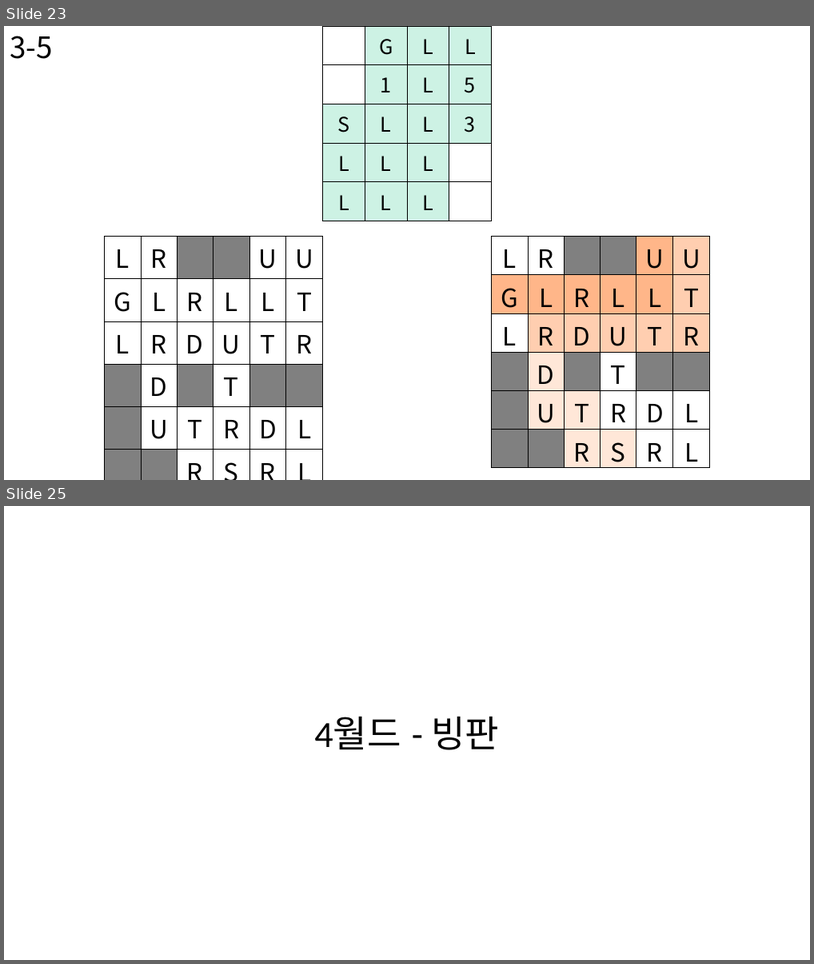
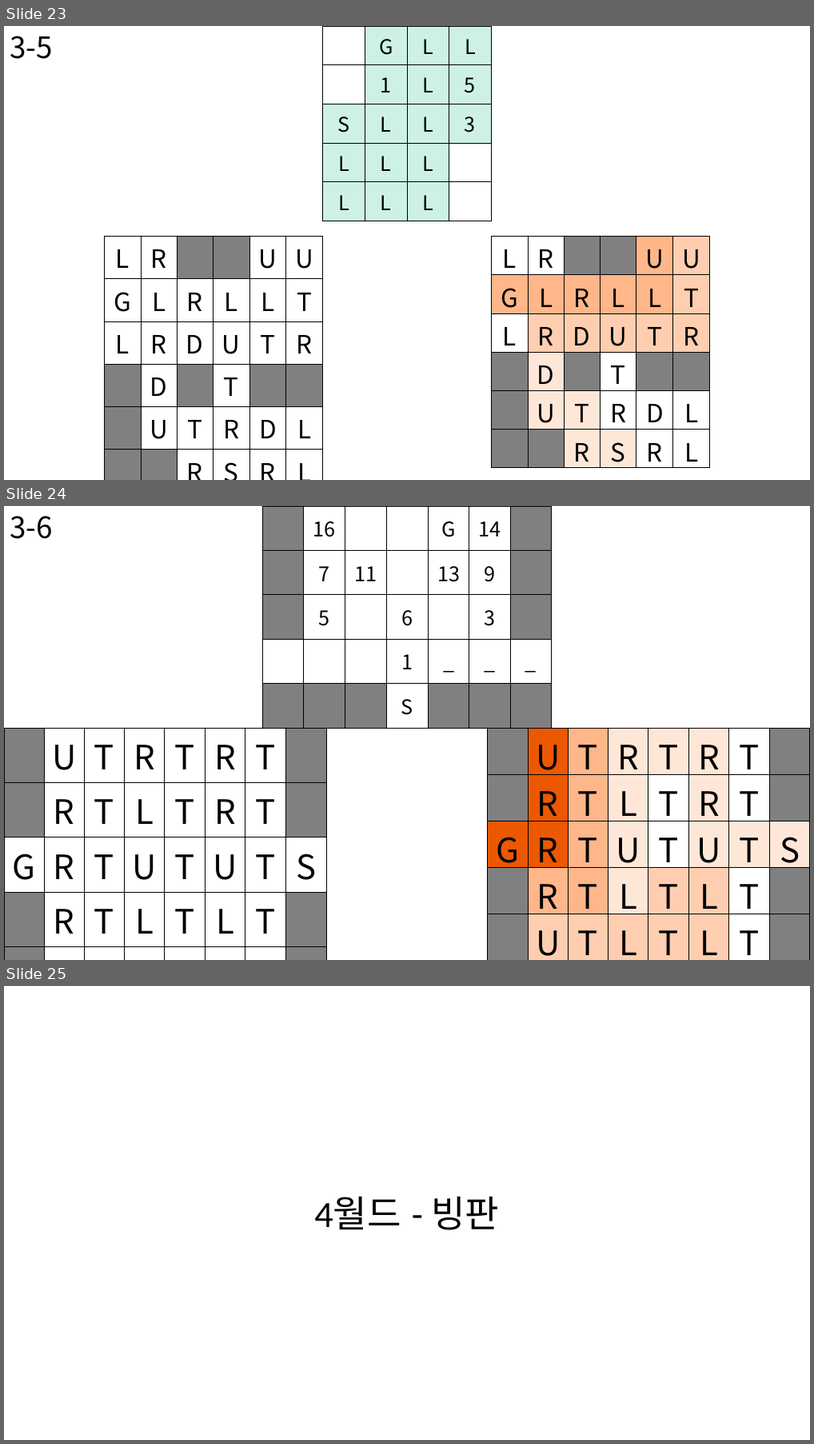
Before and after one commit to BSF0124/Brain-Control, a slide deck: etc/레벨디자인.pptx. Shown one above the other, each under a label of ours: slides 23 and 25 before the commit, slides 23, 24 and 25 after it; the slides between them are not shown. The pictures are 814x964 and 814x1444 pixels, drawn with LibreOffice and Linux fonts; fonts in the diff are those of the drawing. Boxes give left, top, right and bottom in pixels: in the first picture for what was removed or moved away, otherwise in the second. Text is boxed around its words. In the diff, an @@ line names an element or a change of style, - is before the commit and + after.

```diff
--- a/etc/레벨디자인.pptx
+++ b/etc/레벨디자인.pptx
@@ slide 24 added at box(4, 506, 810, 960), background #FFFFFF @@
@@ text added at box(10, 516, 53, 539), 35 pt, text #000000 @@
+3-6
@@ table added at box(263, 506, 552, 728), 5 rows, 7 columns @@
+ | 16 |  |  | G | 14 | 
+ | 7 | 11 |  | 13 | 9 | 
+ | 5 |  | 6 |  | 3 | 
+ |  |  | 1 | _ | _ | _
+ |  |  | S |  |  | 
@@ table added at box(4, 728, 326, 960), 5 rows, 8 columns @@
+ | U | T | R | T | R | T | 
+ | R | T | L | T | R | T | 
+G | R | T | U | T | U | T | S
+ | R | T | L | T | L | T | 
+ | U | T | L | T | L | T | 
@@ table added at box(488, 728, 810, 960), 5 rows, 8 columns @@
+ | U | T | R | T | R | T | 
+ | R | T | L | T | R | T | 
+G | R | T | U | T | U | T | S
+ | R | T | L | T | L | T | 
+ | U | T | L | T | L | T | 
```
Also in this commit, not shown: 4 slides changed, 5 other slides added, 1 slide removed.
